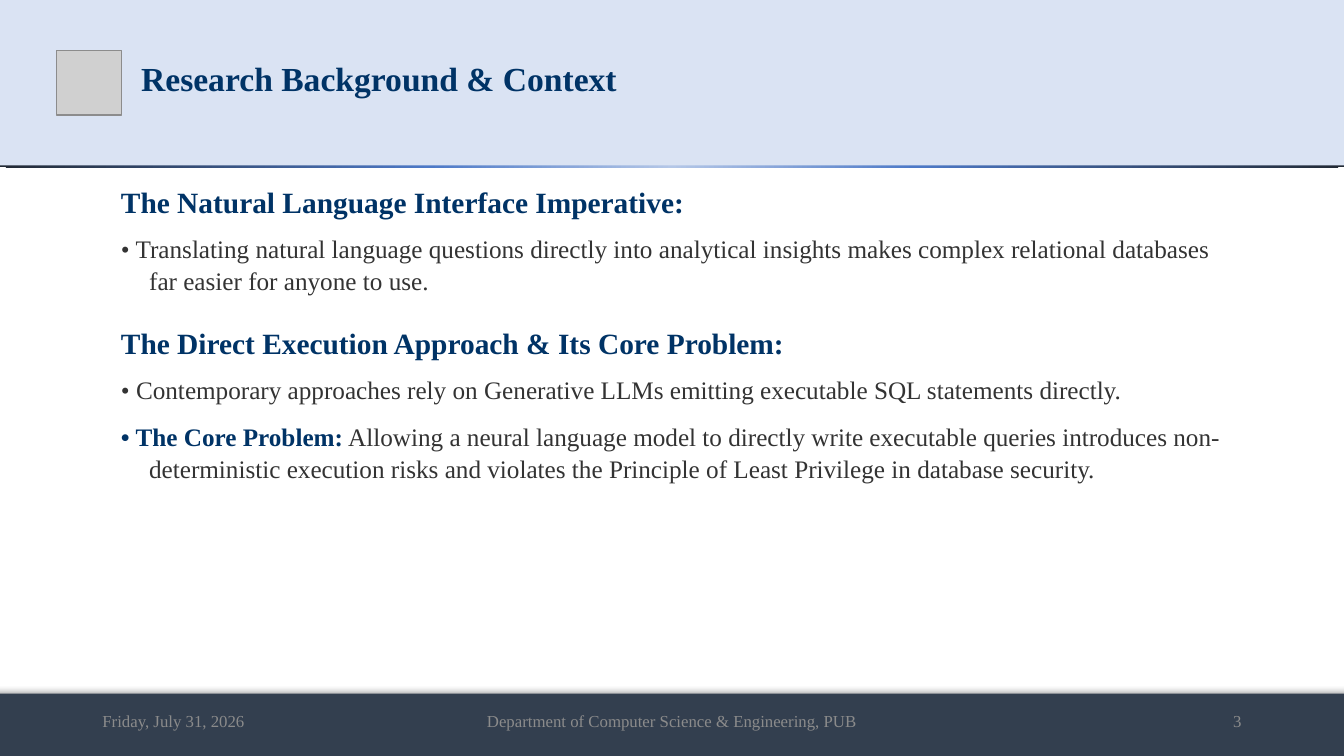
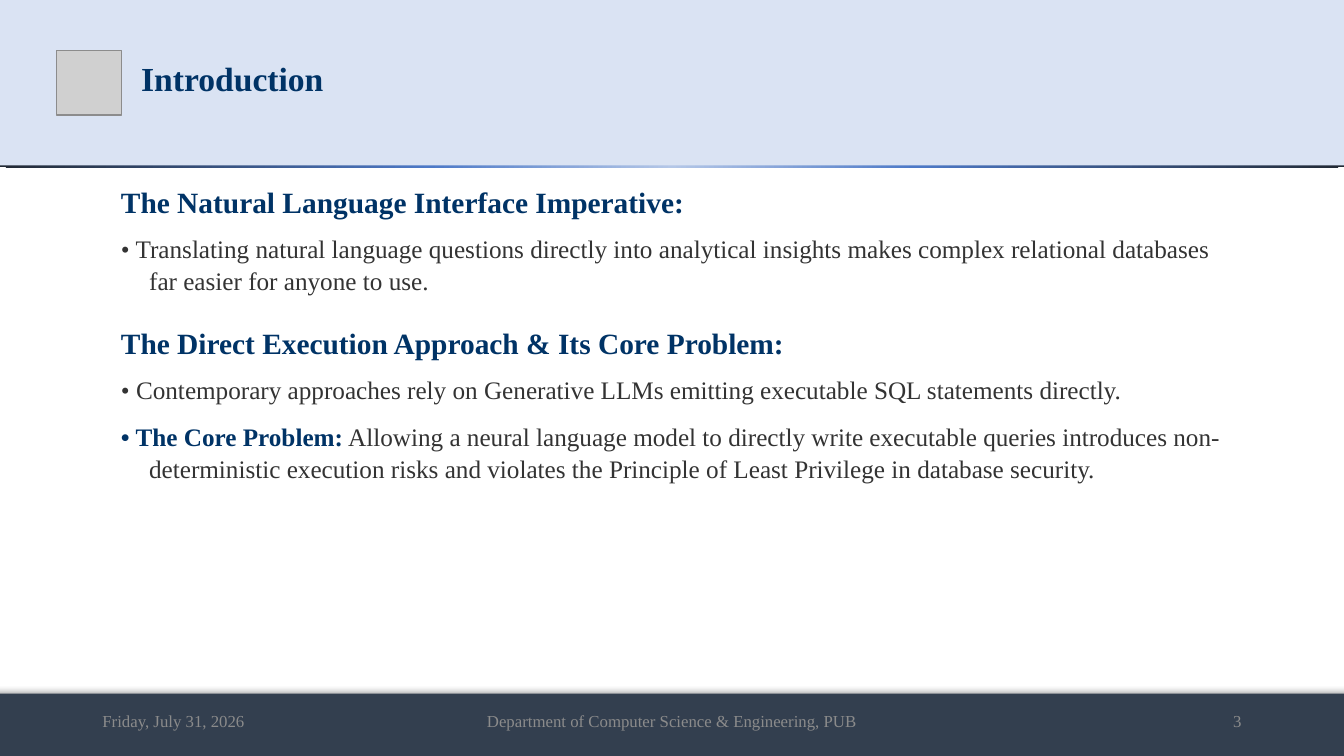
Before and after one commit to md-riaz/AEGIS-Research, a slide deck: slide 3 of docs/scripts/Md_Riaz_Mid_Defense_Final_0322310105101024.pptx. Drawn at 1344x756 pixels with LibreOffice and Linux fonts; fonts in the diff are those of the drawing; grey boxes stand for pictures. Boxes give left, top, right and bottom in pixels: in the first picture for what was removed or moved away, otherwise in the second. Text is boxed around its words. In the diff, an @@ line names an element or a change of style, - is before the commit and + after.

```diff
--- a/docs/scripts/Md_Riaz_Mid_Defense_Final_0322310105101024.pptx
+++ b/docs/scripts/Md_Riaz_Mid_Defense_Final_0322310105101024.pptx
@@ title at box(141, 67, 323, 92): text changed @@
-Research Background & Context
+Introduction
```
Also in this commit, not shown: 1 other slide changed, 1 other file.
